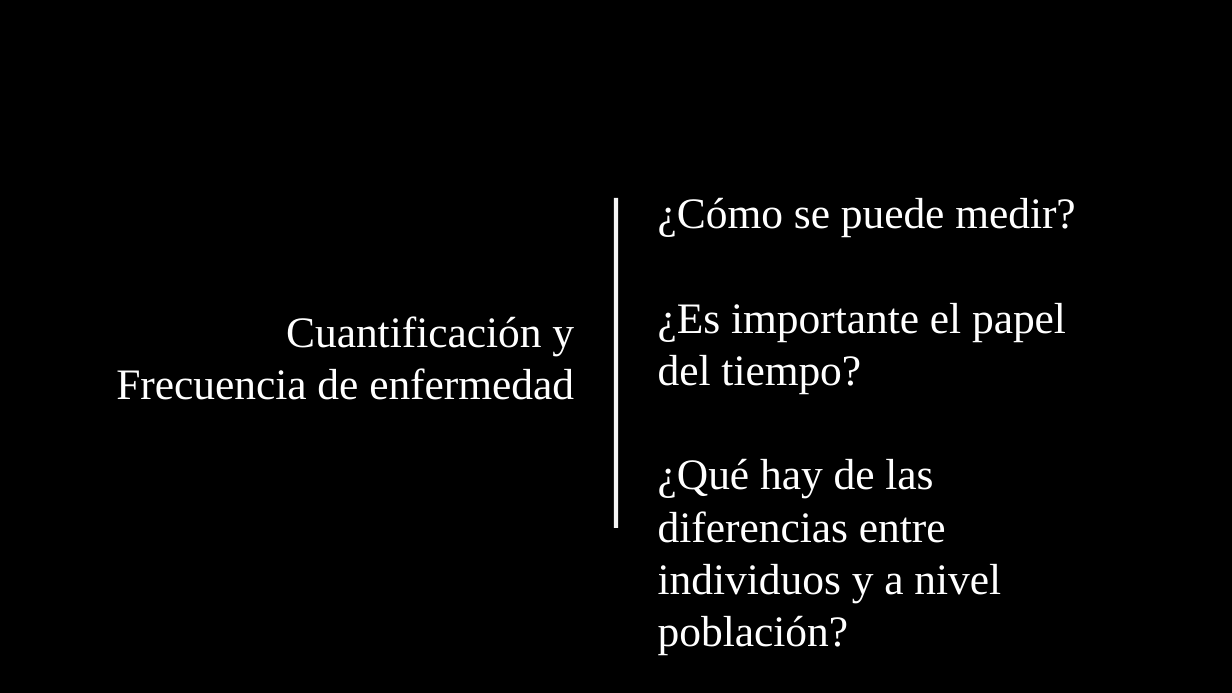
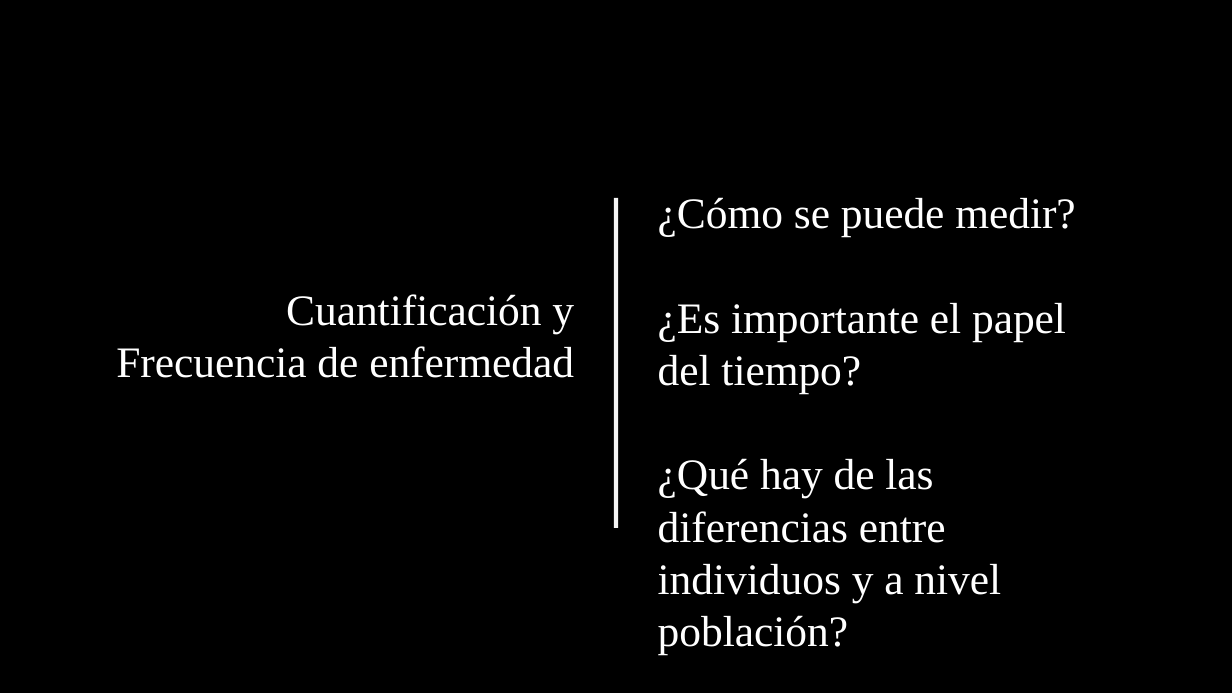
Before and after one commit to gerardommc/Medicina-Cons, a slide deck: slide 14 of Epidemiologia-basica.odp (slide 3 before the commit). Drawn at 1232x693 pixels with LibreOffice and Linux fonts; fonts in the diff are those of the drawing. Boxes give left, top, right and bottom in pixels: in the first picture for what was removed or moved away, otherwise in the second. Text is boxed around its words. In the diff, an @@ line names an element or a change of style, - is before the commit and + after.

```diff
--- a/Epidemiologia-basica.odp
+++ b/Epidemiologia-basica.odp
@@ text "Cuantificación y Frecuencia de enfermedad": place and size @@
-text "Cuantificación y Frecuencia de enfermedad" at (116, 316, 574, 400)
+text "Cuantificación y Frecuencia de enfermedad" at (116, 294, 574, 378)
```
Also in this commit, not shown: 2 other slides changed, 12 slides added, 3 other files.
